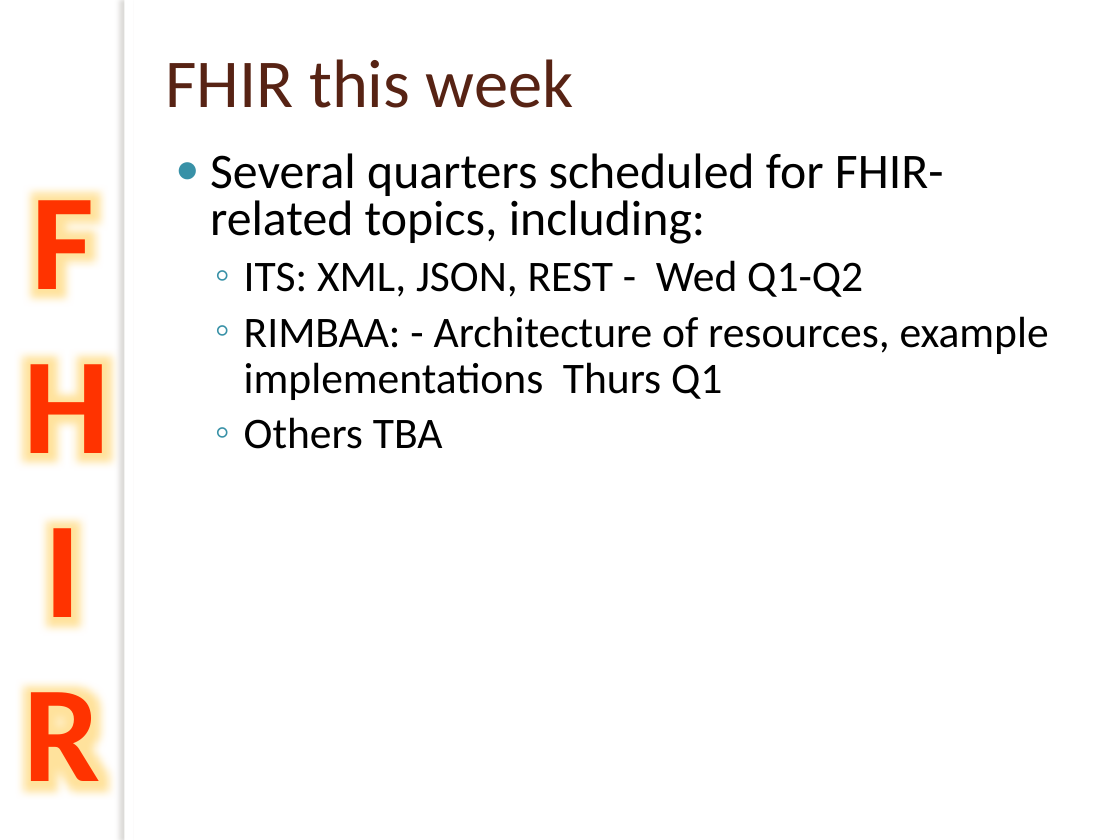
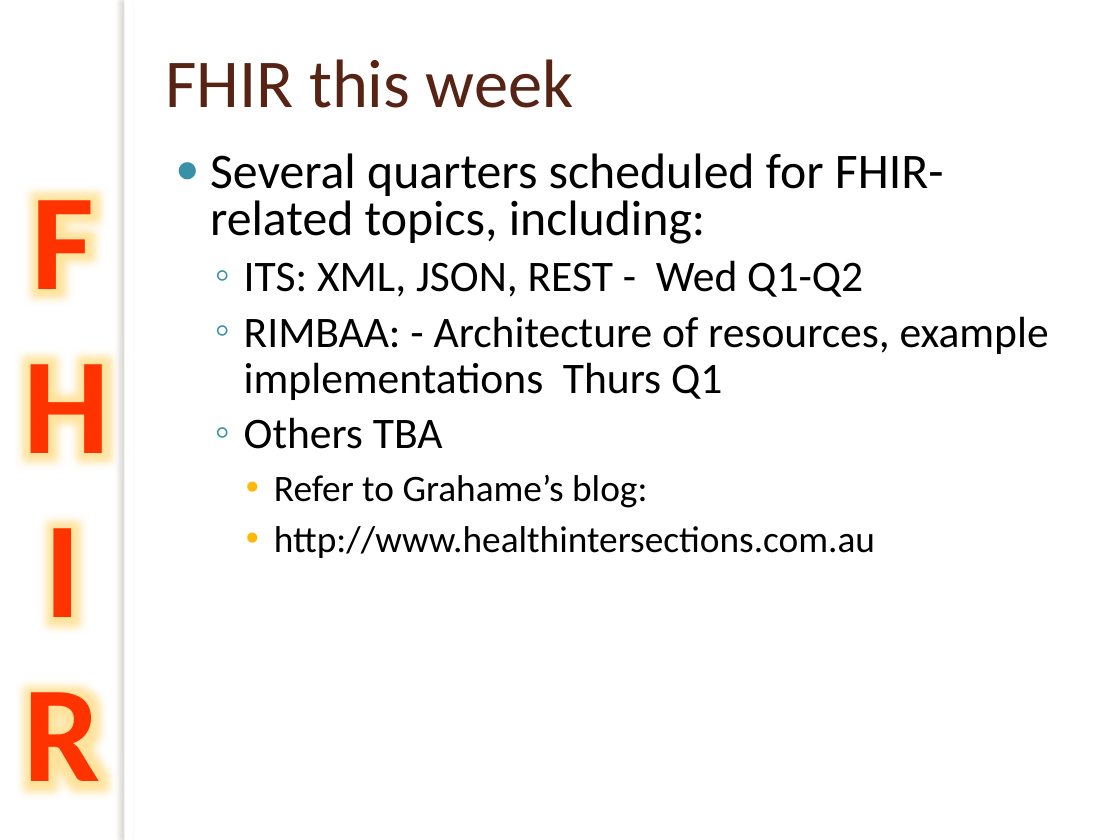
Before and after one commit to vista-novo/fhir, a slide deck: slide 71 of presentations/2012-May WGM Tutorials/201205 WGM Introduction to FHIR.pptx. Drawn at 1120x840 pixels with LibreOffice and Linux fonts; fonts in the diff are those of the drawing; background and template pictures are left out. Boxes give left, top, right and bottom in pixels: in the first picture for what was removed or moved away, otherwise in the second. Text is boxed around its words. In the diff, an @@ line names an element or a change of style, - is before the commit and + after.

```diff
--- a/presentations/2012-May WGM Tutorials/201205 WGM Introduction to FHIR.pptx
+++ b/presentations/2012-May WGM Tutorials/201205 WGM Introduction to FHIR.pptx
@@ text at <box>274,474,875,558</box>: paragraphs added @@
+    • Refer to Grahame’s blog:
+    • http://www.healthintersections.com.au
```
Also in this commit, not shown: 4 other slides changed, 9 slides added, 1 other file.
